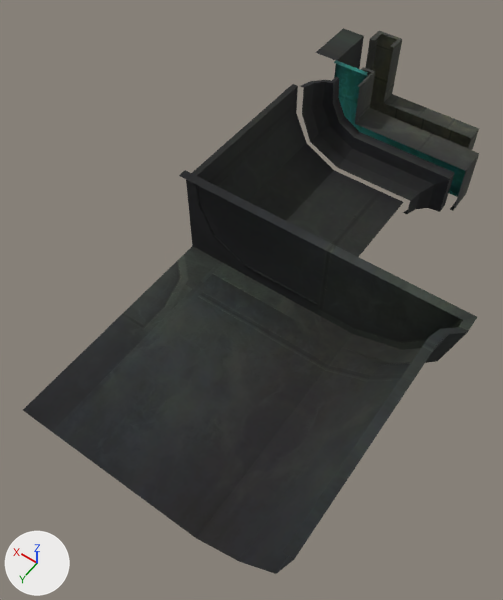
The OBJ model sceneobjs/shenjie_dongxue_374/shenjie_dongxue_374_zhuanjiao01.obj, before and after one commit.
The view is the same before and after, from a 50 mm lens placed at (-497.0, 330.0, 1256.0), pointed at (107.0, -516.0, -73.0). The axes (+X, +Y, +Z) are drawn at lower left. The lights are the same throughout. Where no turn or scale is listed for an object, it has been applied to the vertices. Vertices at the same position are counted once.

In view in the first picture: 'shenjie_dongxue_374_zhuanjiao01'.
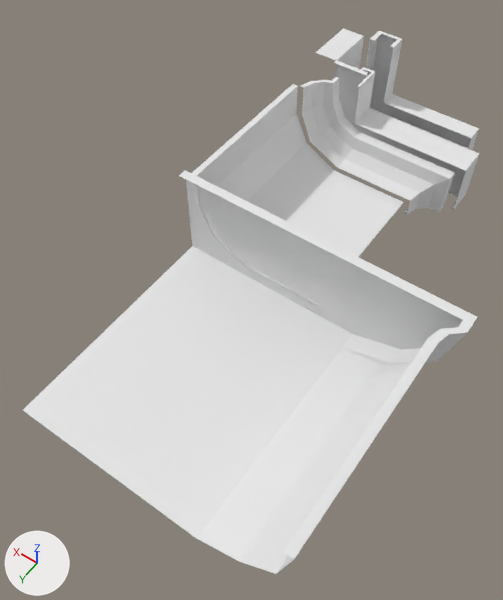
What the commit changed:
Material 'material_4' (mat_material_4_1) is new.
Its base color is (0.8, 0.8, 0.8) (white #e7e7e7).
Its roughness is 1.0.
Material 'material_2' (mat_material_2_1) is new.
Its base color is (0.8, 0.8, 0.8) (white #e7e7e7).
Its roughness is 1.0.
Material 'material_1' (mat_material_1_1) is new.
Its base color is (0.8, 0.8, 0.8) (white #e7e7e7).
Its roughness is 1.0.
Material 'material_3' (mat_material_3_1) is new.
Its base color is (0.8, 0.8, 0.8) (white #e7e7e7).
Its roughness is 1.0.
Material 'material_5' (mat_material_5_1) is new.
Its base color is (0.8, 0.8, 0.8) (white #e7e7e7).
Its roughness is 1.0.
me_shenjie_dongxue_374_zhuanjiao01 has 174 vertices, 212 faces and spans x -380.0..382.0, y -1415.0..0.0, z -135.0..135.0.
me_shenjie_dongxue_374_zhuanjiao01 is used by ob_shenjie_dongxue_374_zhuanjiao01; location (0.0, 0.0, 0.0).
me_shenjie_dongxue_374_zhuanjiao01 part 1: all 23 faces that had it switch from mat_material_2 (picture img_shenjie_dongxue_374_wall01_02_png) to mat_material_2_1 (white #e7e7e7).
me_shenjie_dongxue_374_zhuanjiao01 part 2: all 92 faces that had it switch from mat_material_3 (picture img_shenjie_dongxue_374_wall01_03_png) to mat_material_3_1 (white #e7e7e7).
me_shenjie_dongxue_374_zhuanjiao01 part 3: all 10 faces that had it switch from mat_material_4 (picture img_shenjie_dongxue_374_zhuanjiao01_02_png) to mat_material_4_1 (white #e7e7e7).
me_shenjie_dongxue_374_zhuanjiao01 part 4: all 43 faces that had it switch from mat_material_5 (picture img_shenjie_dongxue_374_zhuanjiao01_03_png) to mat_material_5_1 (white #e7e7e7).
me_shenjie_dongxue_374_zhuanjiao01 part 5: all 44 faces that had it switch from mat_material_1 (picture img_shenjie_dongxue_374_zhuanjiao01_01_png) to mat_material_1_1 (white #e7e7e7).

What differs and where, as boxes [x1, y1, x2, y2] in the pictures (503 x 600 px):
part 1 of me_shenjie_dongxue_374_zhuanjiao01, recoloured (cyan to grey): [334, 61, 466, 197] in both
part 2 of me_shenjie_dongxue_374_zhuanjiao01, recoloured (black to white): [300, 67, 479, 214] in both
part 3 of me_shenjie_dongxue_374_zhuanjiao01, recoloured (black to white): [192, 84, 403, 305] in both
part 4 of me_shenjie_dongxue_374_zhuanjiao01, recoloured (black to white): [23, 170, 477, 574] in both
part 5 of me_shenjie_dongxue_374_zhuanjiao01, recoloured (black to white): [315, 28, 479, 150] in both
